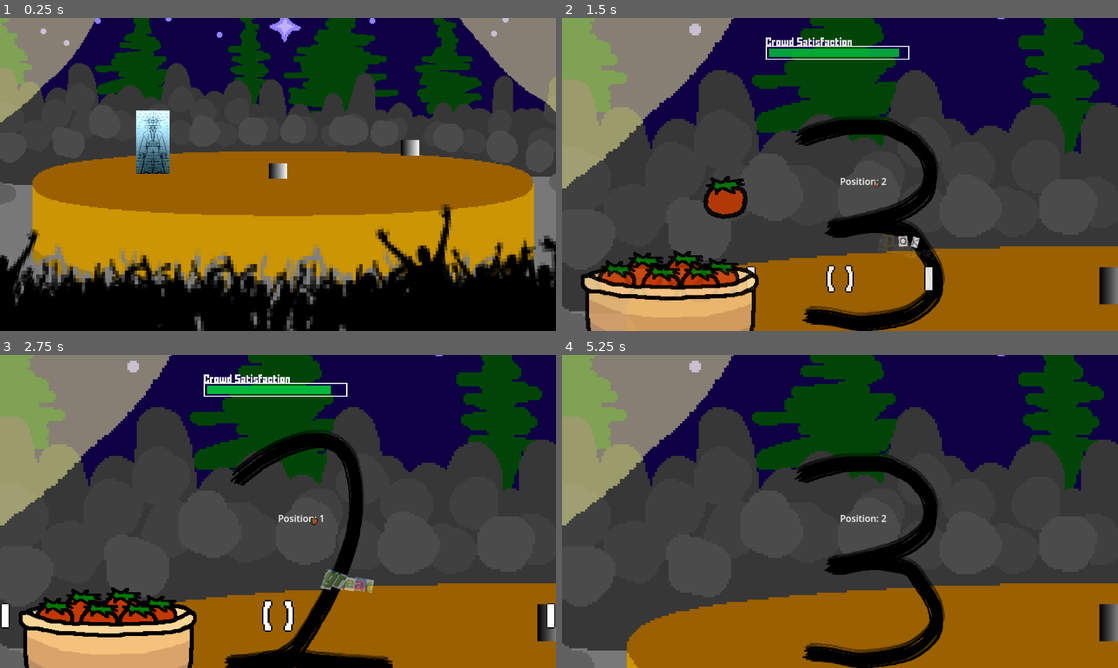
Above: before the commit, frames 1-4 (two rows, left to right).
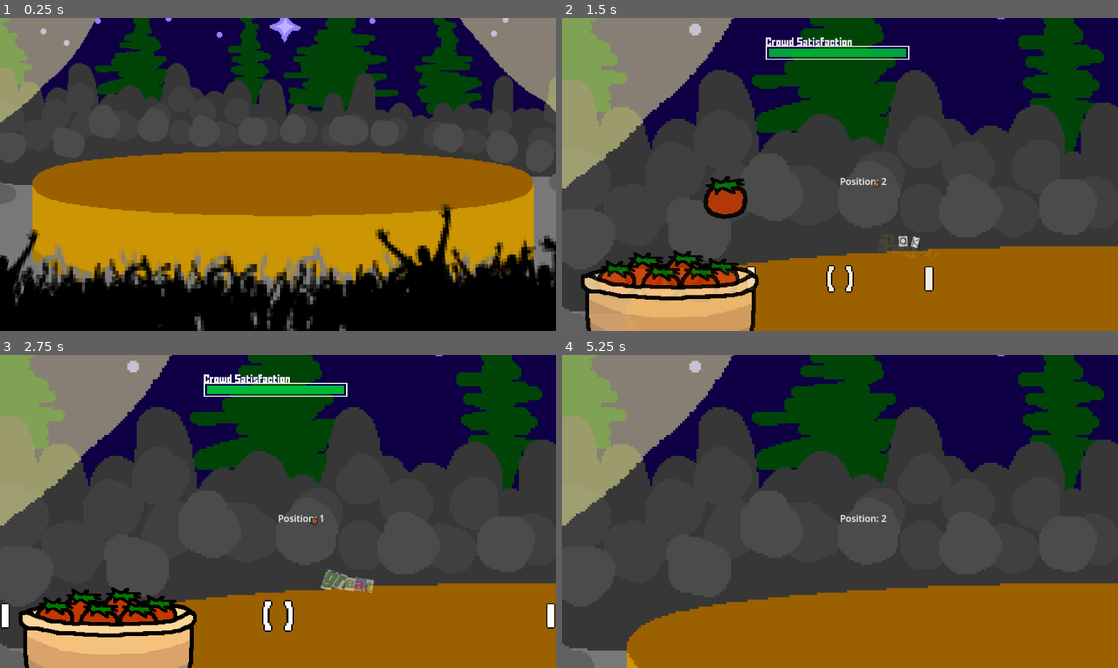
Above: after the commit, the same moments.

Repository: Quarticore/UntitledTomatoGame
Game: Godot game, scene res://scenes/main.tscn
Two runs of this game, one before a commit and one after it. Both use one fixed random seed, a clock stepped at 60 frames per second and the inputs below. The engine's default icon, where the game draws it, is replaced by a stand-in: a white triangle on a blue panel in a dark square. Sound files missing from this copy of the repository are replaced by a short silence.
Inputs (mouse positions are in pixels of both pictures, inside the frame that each line leads up to):
- Up to frame 1 (0.25 s): no input
- Up to frame 2 (1.5 s): move the mouse to (712, 143) at 0.52 s; hold D (InputRight) 0.53-1.28 s; click (712, 143) at 0.6 s; move the mouse to (1117, 284) at 1.27 s; hold A (InputLeft) from 1.28 s (still down); tap S (InputMiddle) at 1.35 s; click (1117, 284) at 1.42 s
- Up to frame 3 (2.75 s): move the mouse to (333, 442) at 2.02 s; release A (InputLeft) at 2.03 s; hold D (InputRight) from 2.03 s (still down); click (333, 442) at 2.1 s
- Up to frame 4 (5.25 s): move the mouse to (812, 574) at 2.77 s; tap S (InputMiddle) at 2.85, 4.35 s; click (812, 574) at 2.92 s; move the mouse to (1006, 558) at 3.52 s; release D (InputRight) at 3.53 s; hold A (InputLeft) from 3.53 s (still down); click (1006, 558) at 3.6 s; move the mouse to (673, 464) at 4.27 s; move the mouse to (867, 511) at 5.02 s; click (867, 511) at 5.1 s

The runs differ from the first frame. In frame 1, 1.5% of the frame differs, in the area x 24-76%, y 29-52%; in frame 2, 5.6%; in frame 3, 5.0%; in frame 4, 5.7%, in the area x 41-100%, y 31-100%.

Commit message:
fix: death and stuff

Diff:
--- a/scenes/main.tscn
+++ b/scenes/main.tscn
@@ -9,33 +9,32 @@
 [ext_resource type="PackedScene" uid="uid://d2q3qtuygsylc" path="res://scenes/beat_indicator.tscn" id="4_xrbsb"]
 [ext_resource type="PackedScene" uid="uid://3m3uubicpp45" path="res://scenes/tomato_shooter.tscn" id="5_2ftpm"]
 [ext_resource type="Script" path="res://assets/scripts/gameplay_ui.gd" id="5_03y6y"]
-[ext_resource type="Texture2D" uid="uid://dlbqcsxsfaw6l" path="res://assets/images/test_1.png" id="5_psvlr"]
-[ext_resource type="Texture2D" uid="uid://cseg3auakic65" path="res://assets/images/personsketch1.png" id="5_sggue"]
 [ext_resource type="PackedScene" uid="uid://btk7vlupffffw" path="res://scenes/crowd.tscn" id="6_8qqgb"]
-[ext_resource type="Texture2D" uid="uid://cq7526a1feqeg" path="res://assets/images/test_2.png" id="6_sw0xo"]
-[ext_resource type="Texture2D" uid="uid://cxa4jaqlo53gu" path="res://assets/images/test_3.png" id="7_oerax"]
-[ext_resource type="Texture2D" uid="uid://b6ek3ok0h6wn6" path="res://assets/images/test_dead.png" id="8_pmdbd"]
+[ext_resource type="Texture2D" uid="uid://ch1l7d7wlwwuc" path="res://assets/images/tile000.png" id="6_j0g45"]
+[ext_resource type="Texture2D" uid="uid://jn8wy0vg4nmx" path="res://assets/images/tile001.png" id="7_ci1gw"]
+[ext_resource type="Texture2D" uid="uid://f6616yioc6u4" path="res://assets/images/tile002.png" id="8_nnda4"]
+[ext_resource type="Texture2D" uid="uid://cp8g55pj5hb3d" path="res://assets/images/tileDEAD.png" id="9_rygq3"]
 [ext_resource type="Texture2D" uid="uid://cme3ljtqrgg5k" path="res://assets/images/band_member_defeated.png" id="13_t5d2o"]
 [ext_resource type="FontFile" uid="uid://dpx712asq6tsp" path="res://assets/font/FFFFORWA.TTF" id="17_t8j3o"]
 
 [sub_resource type="Resource" id="Resource_yb7fm"]
 script = ExtResource("4_wvsy8")
 chance_to_change = 1.0
-valid_positions = [Vector3(0, 0, 1), Vector3(0, 1, 0), Vector3(1, 0, 0)]
+valid_positions = [Vector3(1, 0, 0), Vector3(0, 1, 0), Vector3(0, 0, 1)]
 maybe_change_every_x_beats = 3
 reduction_per_hit = 5.0
 
 [sub_resource type="Resource" id="Resource_yb2n4"]
 script = ExtResource("4_wvsy8")
 chance_to_change = 2.0
-valid_positions = [Vector3(1, 0, 1), Vector3(1, 1, 0), Vector3(0, 0, 1)]
+valid_positions = [Vector3(1, 0, 0), Vector3(0, 1, 0), Vector3(0, 0, 1)]
 maybe_change_every_x_beats = 1
 reduction_per_hit = 3.5
 
 [sub_resource type="Resource" id="Resource_exxfo"]
 script = ExtResource("4_wvsy8")
 chance_to_change = 1.0
-valid_positions = [Vector3(0, 0, 1), Vector3(0, 1, 0), Vector3(1, 0, 0)]
+valid_positions = [Vector3(1, 0, 0), Vector3(0, 1, 0), Vector3(0, 0, 1)]
 maybe_change_every_x_beats = 2
 reduction_per_hit = 2.0
 
@@ -182,30 +181,32 @@
 [node name="Member1" parent="GameContainer/GameViewport" instance=ExtResource("2_ak1xx")]
 position = Vector2(480, 340)
 behaviour = SubResource("Resource_yb7fm")
-pos_sprites = Array[Texture2D]([ExtResource("5_psvlr"), ExtResource("6_sw0xo"), ExtResource("7_oerax")])
-defeat_sprite = ExtResource("8_pmdbd")
+pos_sprites = Array[Texture2D]([ExtResource("6_j0g45"), ExtResource("7_ci1gw"), ExtResource("8_nnda4")])
+defeat_sprite = ExtResource("9_rygq3")
 
 [node name="Sprite" parent="GameContainer/GameViewport/Member1" index="1"]
 texture_filter = 1
-texture = ExtResource("5_sggue")
+texture = ExtResource("7_ci1gw")
 
 [node name="Member2" parent="GameContainer/GameViewport" instance=ExtResource("2_ak1xx")]
 position = Vector2(912, 440)
 behaviour = SubResource("Resource_yb2n4")
-pos_sprites = Array[Texture2D]([ExtResource("5_psvlr"), ExtResource("6_sw0xo"), ExtResource("7_oerax")])
-defeat_sprite = ExtResource("8_pmdbd")
+pos_sprites = Array[Texture2D]([ExtResource("6_j0g45"), ExtResource("7_ci1gw"), ExtResource("8_nnda4")])
+defeat_sprite = ExtResource("9_rygq3")
 
 [node name="Sprite" parent="GameContainer/GameViewport/Member2" index="1"]
 texture_filter = 1
+texture = ExtResource("7_ci1gw")
 
 [node name="Member3" parent="GameContainer/GameViewport" instance=ExtResource("2_ak1xx")]
 position = Vector2(1368, 360)
 behaviour = SubResource("Resource_exxfo")
-pos_sprites = Array[Texture2D]([ExtResource("5_psvlr"), ExtResource("6_sw0xo"), ExtResource("7_oerax")])
-defeat_sprite = ExtResource("8_pmdbd")
+pos_sprites = Array[Texture2D]([ExtResource("6_j0g45"), ExtResource("7_ci1gw"), ExtResource("8_nnda4")])
+defeat_sprite = ExtResource("9_rygq3")
 
 [node name="Sprite" parent="GameContainer/GameViewport/Member3" index="1"]
 texture_filter = 1
+texture = ExtResource("7_ci1gw")
 
 [node name="MainCamera" type="Camera2D" parent="GameContainer/GameViewport"]
 position = Vector2(960, 544)
@@ -262,6 +263,10 @@
 text = "Crowd Satisfaction"
 label_settings = SubResource("LabelSettings_su6m6")
 
+[node name="DoubleTime" type="Label" parent="GameplayUI"]
+offset_right = 40.0
+offset_bottom = 23.0
+
 [connection signal="hovered" from="GameContainer/GameViewport/Member1" to="GameContainer/GameViewport/SelectionManager" method="_on_member_hovered"]
 [connection signal="selected" from="GameContainer/GameViewport/Member1" to="GameContainer/GameViewport/SelectionManager" method="_on_member_selected"]
 [connection signal="hovered" from="GameContainer/GameViewport/Member2" to="GameContainer/GameViewport/SelectionManager" method="_on_member_2_hovered"]
--- a/scenes/member.tscn
+++ b/scenes/member.tscn
@@ -75,7 +75,7 @@
 "times": PackedFloat32Array(0),
 "transitions": PackedFloat32Array(1),
 "update": 0,
-"values": [Vector2(1, 1)]
+"values": [Vector2(2, 2)]
 }
 
 [sub_resource type="Animation" id="Animation_fvbne"]
@@ -91,7 +91,7 @@
 "times": PackedFloat32Array(0, 0.0666667, 0.233333),
 "transitions": PackedFloat32Array(1, 1, 1),
 "update": 0,
-"values": [Vector2(1, 1), Vector2(1, 0.7), Vector2(1, 1)]
+"values": [Vector2(2, 2), Vector2(2, 1.7), Vector2(2, 2)]
 }
 
 [sub_resource type="AnimationLibrary" id="AnimationLibrary_1fxrp"]
@@ -111,6 +111,7 @@
 
 [node name="Sprite" type="Sprite2D" parent="."]
 position = Vector2(48, 92)
+scale = Vector2(2, 2)
 texture = SubResource("GradientTexture2D_vc4v7")
 
 [node name="Area2D" type="Area2D" parent="."]
Not shown: 1 places in scenes/main.tscn that only renumber resources
